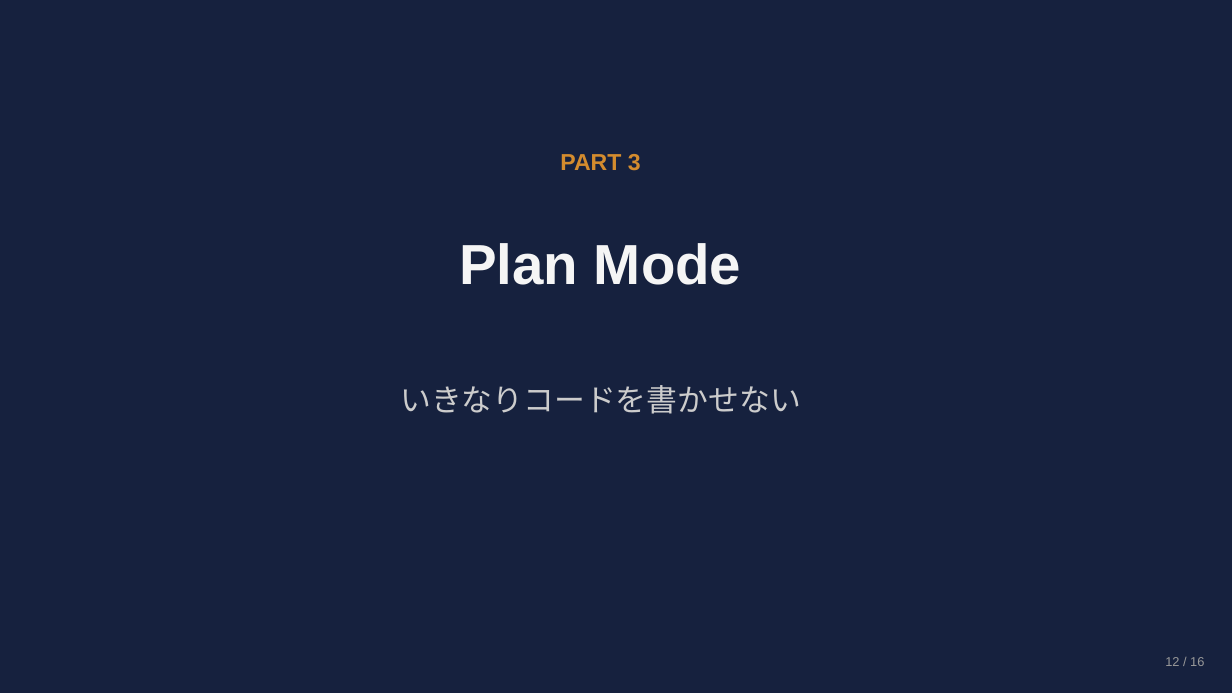
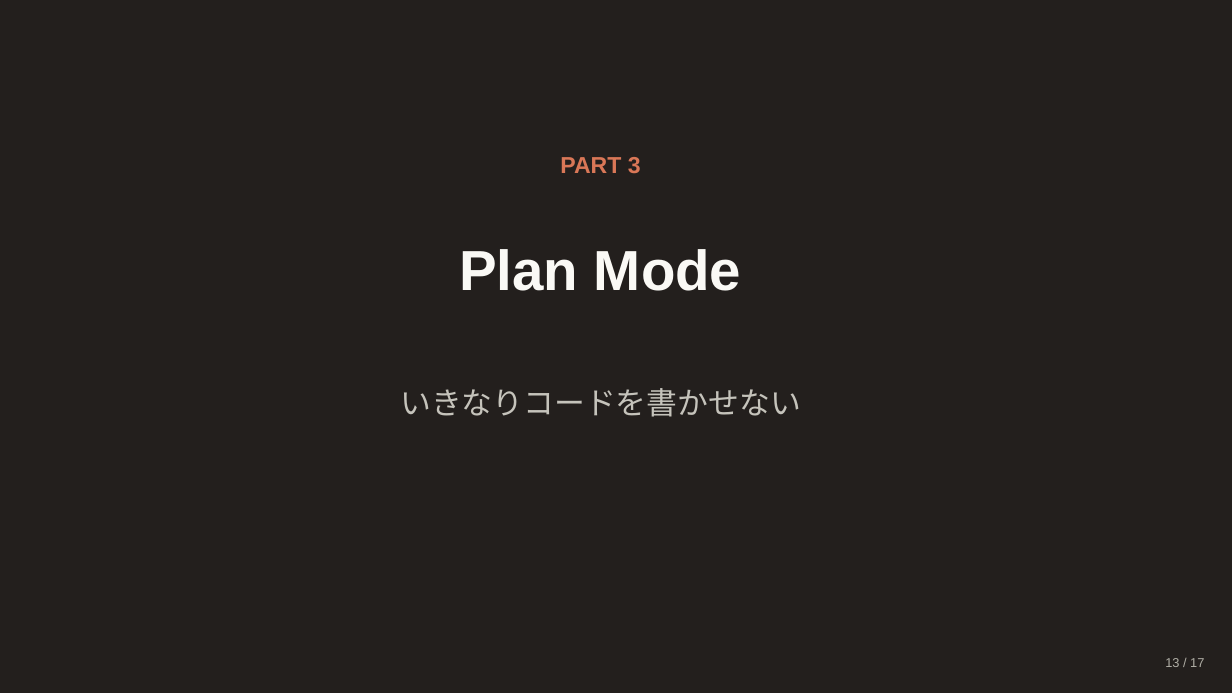
Before and after one commit to Ischca/zenn, a slide deck: slide 13 of slides/session1.pptx (slide 12 before the commit). Drawn at 1232x693 pixels with LibreOffice and Linux fonts; fonts in the diff are those of the drawing. Boxes give left, top, right and bottom in pixels: in the first picture for what was removed or moved away, otherwise in the second. Text is boxed around its words. In the diff, an @@ line names an element or a change of style, - is before the commit and + after.

```diff
--- a/slides/session1.pptx
+++ b/slides/session1.pptx
@@ background #16213E to #231F1D @@
@@ text "PART 3" at [560, 157, 641, 174]: text colour #D48C2E to #D97757; line spacing 25.2pt to 27pt @@
@@ text "Plan Mode" at [459, 249, 741, 291]: text colour #F5F5F5 to #FAF9F5; line spacing 61.6pt to 66pt @@
@@ text "いきなりコードを書かせない" at [400, 388, 800, 417]: text colour #CCCCCC to #C5C3BB; line spacing 33.6pt to 36pt @@
@@ text at [1165, 658, 1204, 667]: text changed; text colour #999999 to #B0AEA5 @@
-12 / 16
+13 / 17
```
Also in this commit, not shown: 15 other slides changed, 1 slide added, 1 other file.
